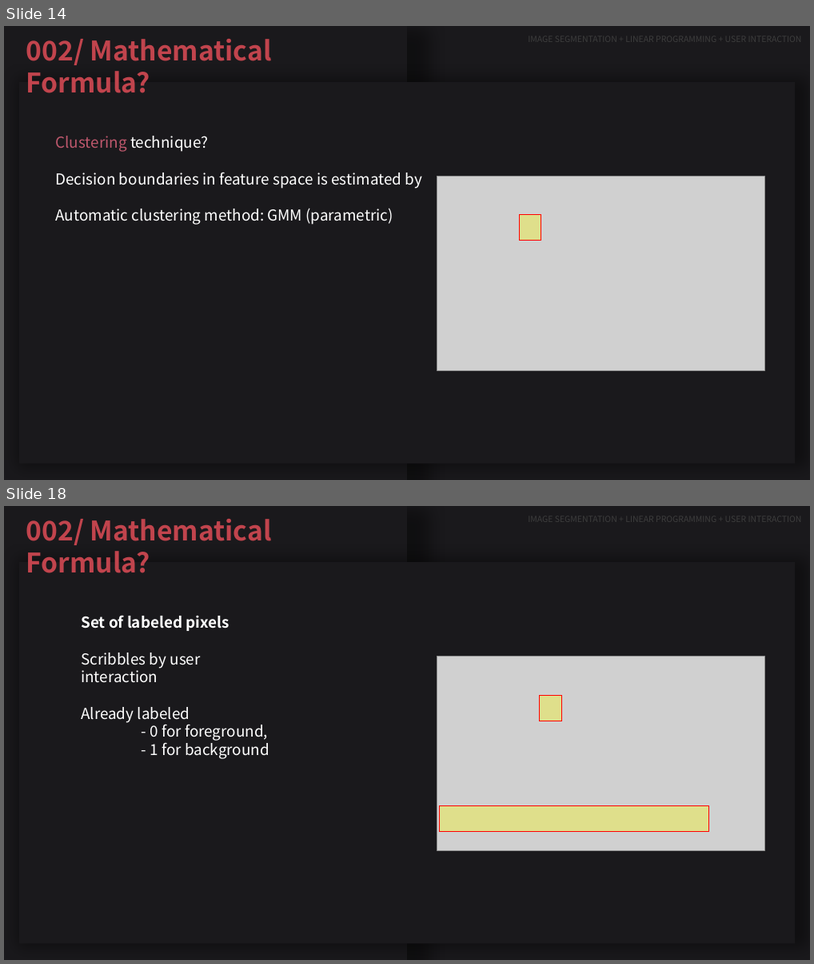
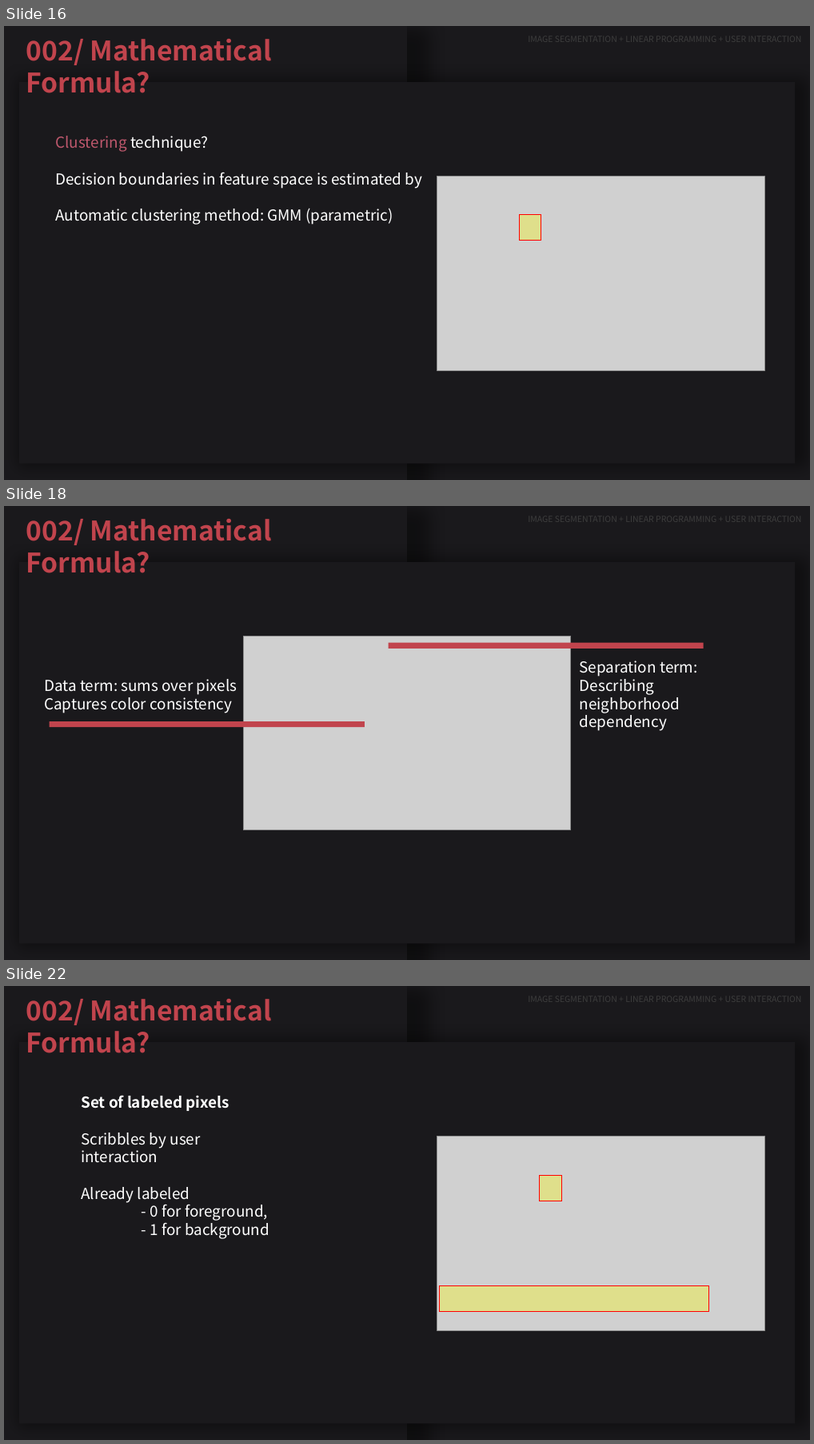
Before and after one commit to JeeheonKim/interactive-color-segmentation-with-linear-programming, a slide deck: comp3807.pptx. Shown one above the other, each under a label of ours: slides 14 and 18 before the commit, slides 16, 18 and 22 after it; the slides between them are not shown. The pictures are 814x964 and 814x1444 pixels, drawn with LibreOffice and Linux fonts; fonts in the diff are those of the drawing; grey boxes stand for pictures. Boxes give left, top, right and bottom in pixels: in the first picture for what was removed or moved away, otherwise in the second. Text is boxed around its words. In the diff, an @@ line names an element or a change of style, - is before the commit and + after.

```diff
--- a/comp3807.pptx
+++ b/comp3807.pptx
@@ slide 18 added at [4, 506, 810, 960], background #1A191C; not listed: 2 template elements that a slide beside it also shows @@
@@ text added at [26, 519, 272, 573], 32 pt, text #C1444D, bold @@
+002/ Mathematical Formula?
@@ picture added at [243, 636, 571, 830] @@
@@ rectangle added at [389, 643, 704, 648], fill #C1444D @@
@@ text added at [580, 660, 698, 731], 18 pt, text #FFFFFF @@
+Separation term:
+Describing neighborhood
+dependency
@@ text added at [44, 679, 238, 713], 18 pt, text #FFFFFF @@
+Data term: sums over pixels
+Captures color consistency
@@ rectangle added at [50, 721, 365, 728], fill #C1444D @@
@@ what was slide 14 is now slide 16 @@
@@ what was slide 18 is now slide 22 @@
```
Also in this commit, not shown: 8 slides changed, 3 other slides added, 3 other files.
